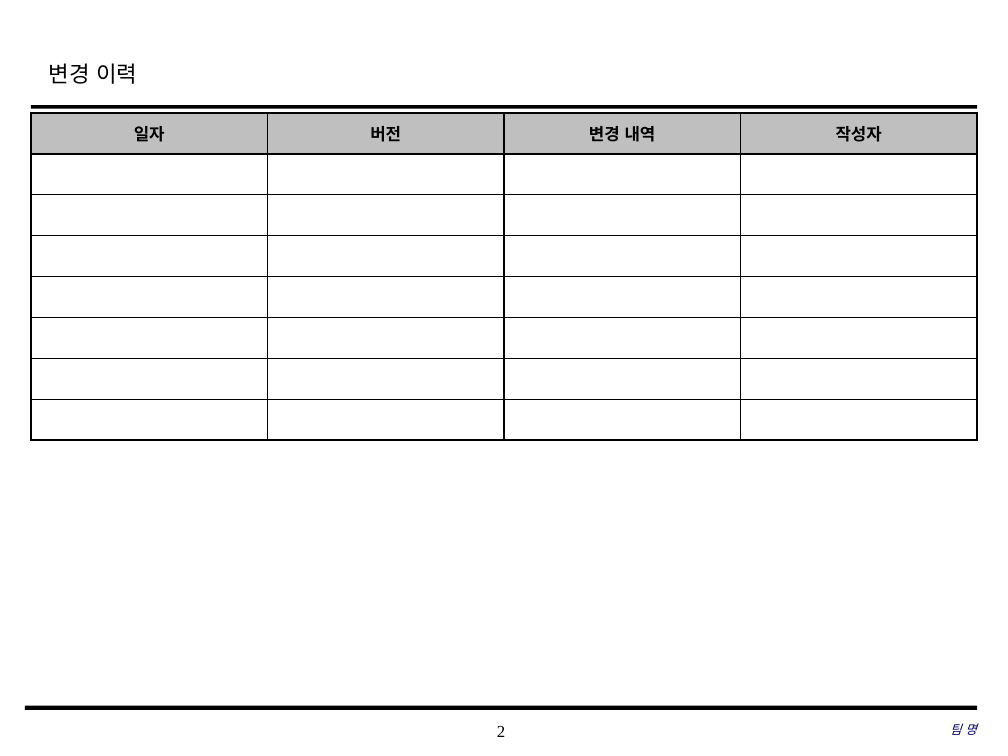
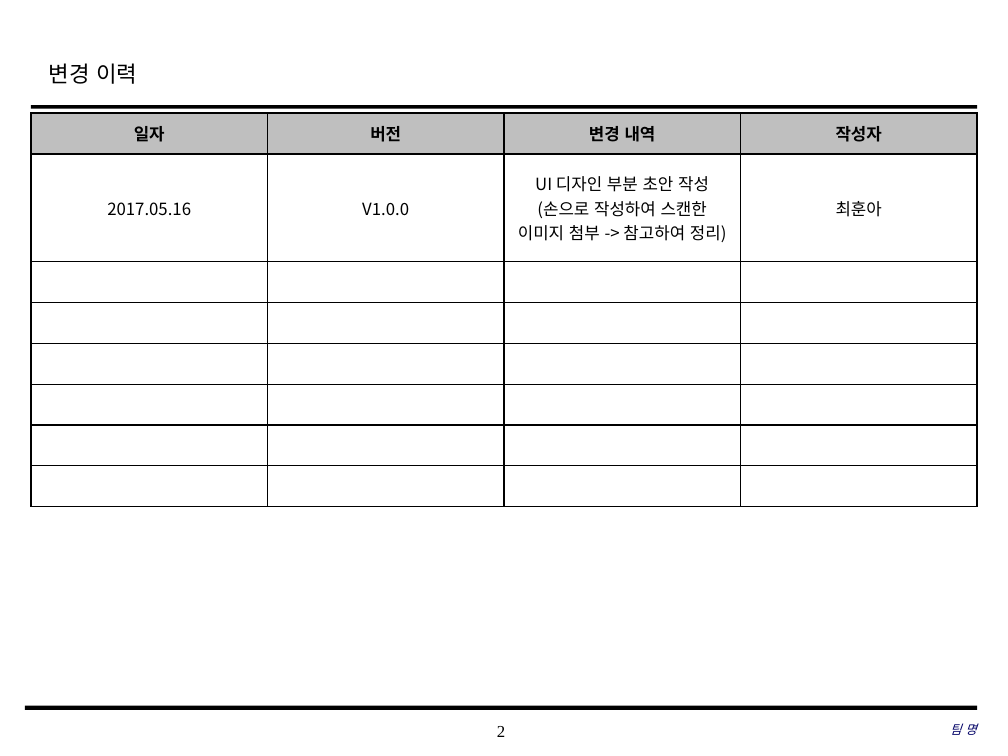
Before and after one commit to coskdms/SE2017_10_TenoutofTen, a slide deck: slide 2 of doc/3_ 설계서/UI Design Template.pptx. Drawn at 1008x756 pixels with LibreOffice and Linux fonts; fonts in the diff are those of the drawing; background and template pictures are left out. Boxes give left, top, right and bottom in pixels: in the first picture for what was removed or moved away, otherwise in the second. Text is boxed around its words. In the diff, an @@ line names an element or a change of style, - is before the commit and + after.

Commit message:
#855 새기능 신규 보통 2017.05.16 UI 디자인 설계서 초안을 작성하였습니다. 회의하면서 필기한 것을 스캔하여 첨부하였습니다. 이를 참고하여 작성할 계획입니다.

```diff
--- a/doc/3_ 설계서/UI Design Template.pptx
+++ b/doc/3_ 설계서/UI Design Template.pptx
@@ table at (31,113,979,470) @@
+row 2: 2017.05.16 | V1.0.0 | UI 디자인 부분 초안 작성 / (손으로 작성하여 스캔한 이미지 첨부 -> 참고하여 정리) | 최훈아
-row 8:  |  |  | 
```
Also in this commit, not shown: 1 other slide changed, 5 slides added.
